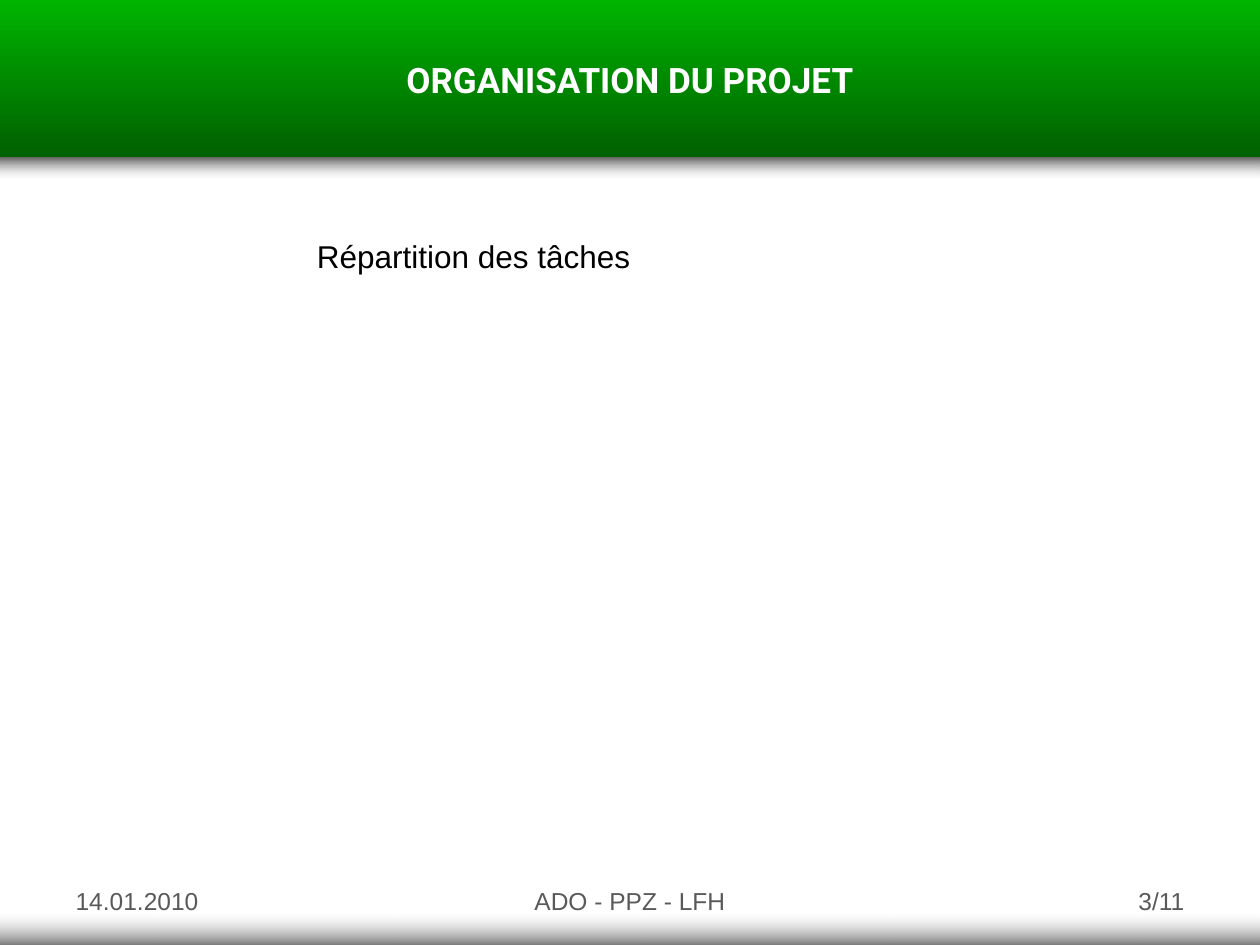
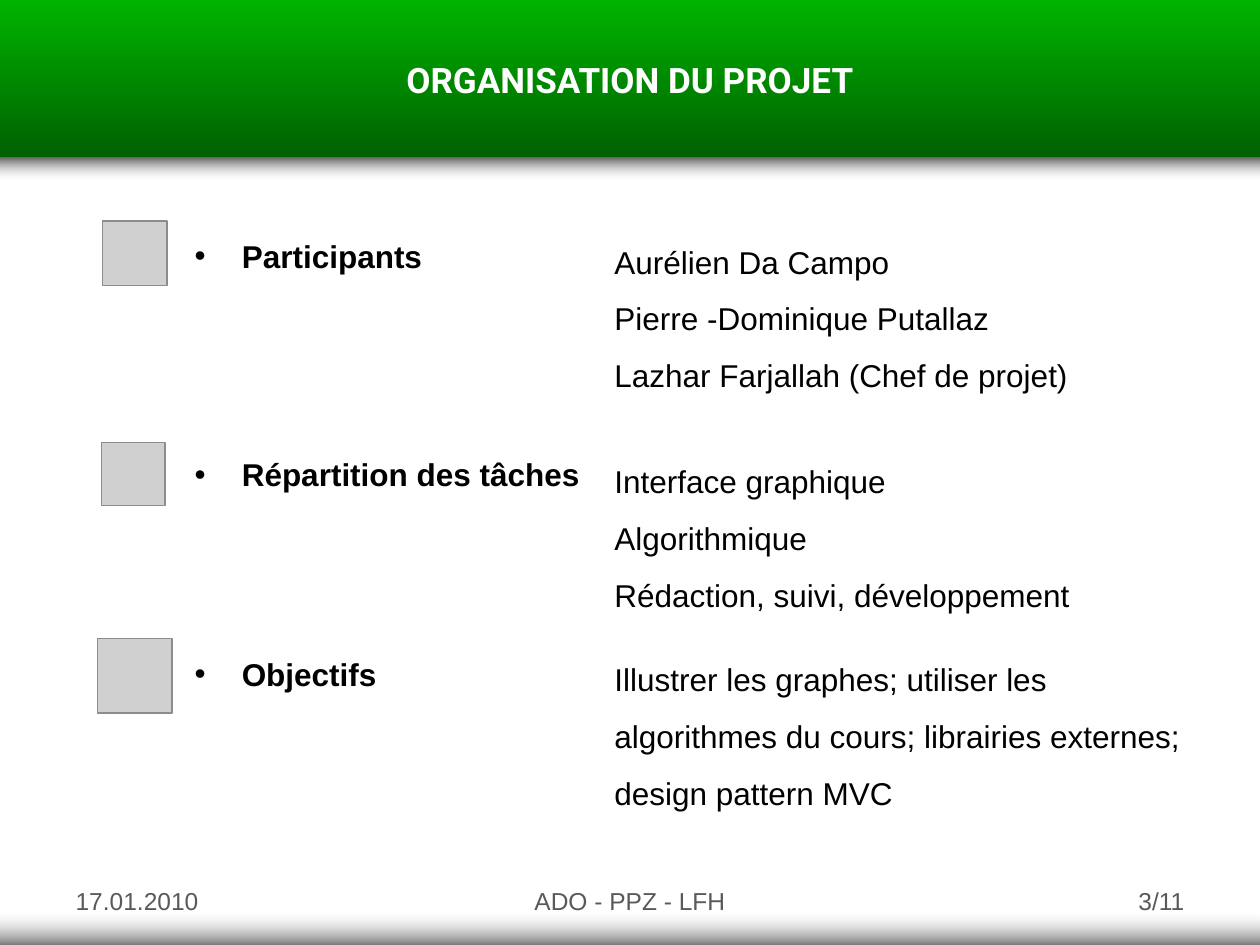
Before and after one commit to Adolio/asd-tower-defense, a slide deck: slide 3 of documents/presentation.pptx. Drawn at 1260x945 pixels with LibreOffice and Linux fonts; fonts in the diff are those of the drawing; grey boxes stand for pictures. Boxes give left, top, right and bottom in pixels: in the first picture for what was removed or moved away, otherwise in the second. Text is boxed around its words. In the diff, an @@ line names an element or a change of style, - is before the commit and + after.

```diff
--- a/documents/presentation.pptx
+++ b/documents/presentation.pptx
@@ picture added at (x1=102, y1=220, x2=166, y2=285) @@
@@ text added at (x1=242, y1=245, x2=422, y2=274), 18 pt, text #000000, bold @@
+• Participants
@@ text added at (x1=614, y1=250, x2=1067, y2=393), 18 pt, text #000000 @@
+Aurélien Da Campo
+Pierre -Dominique Putallaz
+Lazhar Farjallah (Chef de projet)
@@ picture added at (x1=102, y1=442, x2=165, y2=505) @@
@@ text "Répartition des tâches" moved from (x1=317, y1=244, x2=630, y2=274) to (x1=242, y1=462, x2=580, y2=492) @@
@@ text "Répartition des tâches" at (x1=242, y1=462, x2=580, y2=492): bold on; bullet none to • @@
@@ text added at (x1=614, y1=470, x2=1069, y2=613), 18 pt, text #000000 @@
+Interface graphique
+Algorithmique
+Rédaction, suivi, développement
@@ picture added at (x1=97, y1=639, x2=171, y2=713) @@
@@ text added at (x1=242, y1=663, x2=377, y2=691), 18 pt, text #000000, bold @@
+• Objectifs
@@ text added at (x1=614, y1=668, x2=1179, y2=811), 18 pt, text #000000 @@
+Illustrer les graphes; utiliser les algorithmes du cours; librairies externes; design pattern MVC
@@ text at (x1=76, y1=893, x2=199, y2=910): text changed @@
-14.01.2010
+17.01.2010
```
Also in this commit, not shown: 10 other slides changed.
